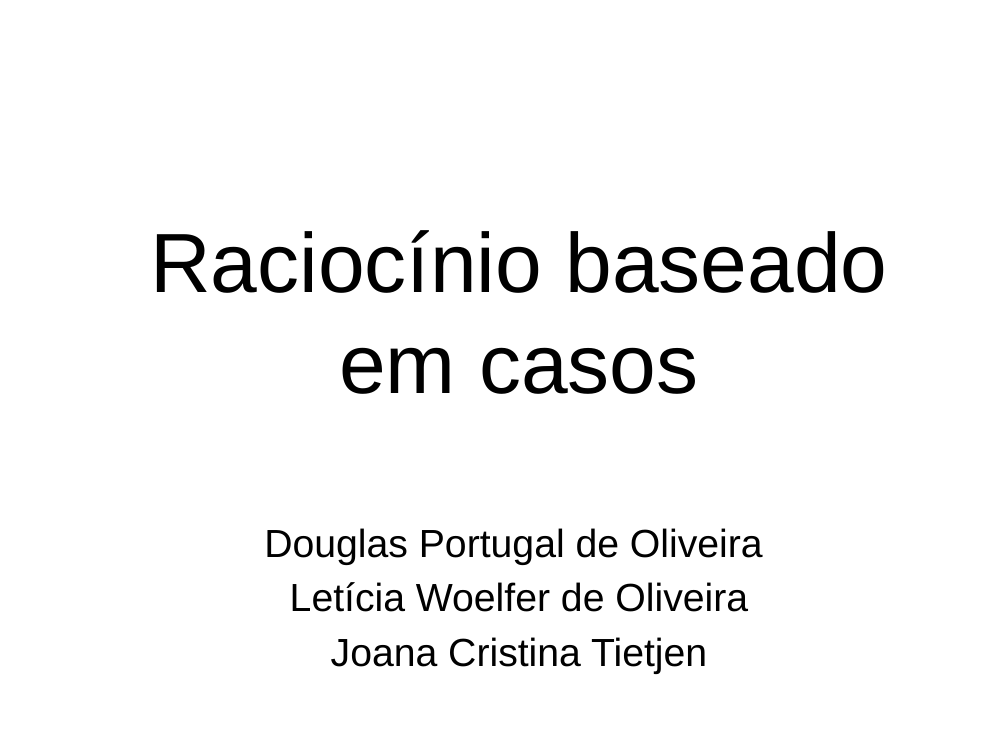
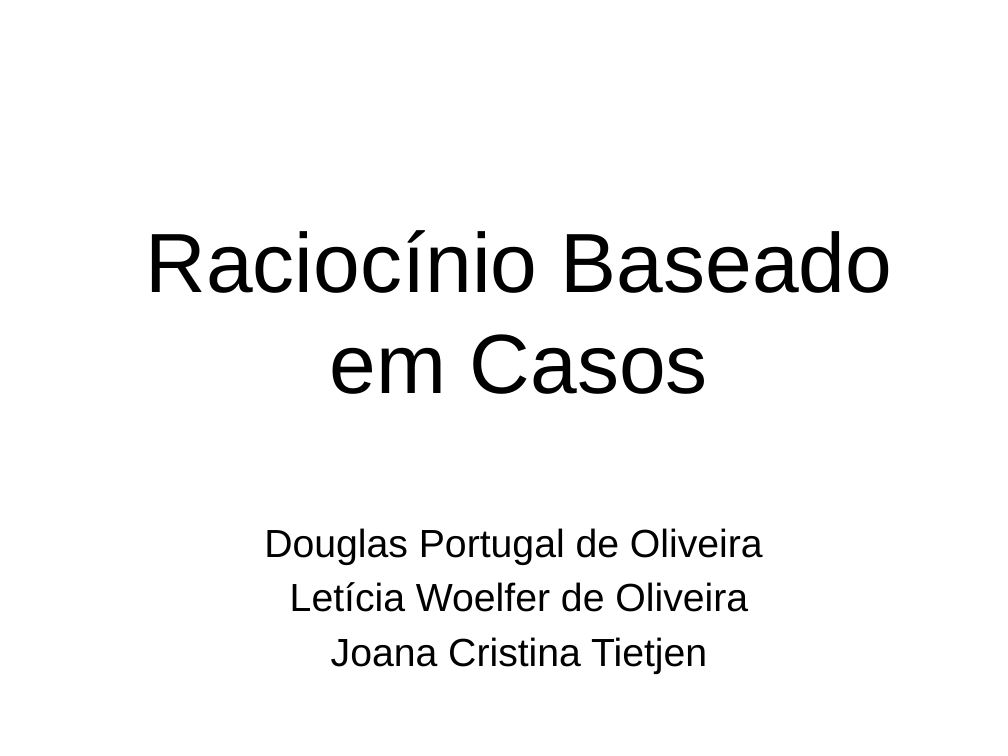
Before and after one commit to leticiawoelfer/algoritmo-genetico-IA, a slide deck: slide 1 of Seminário/Rascunho Douglas/Apresentação Raciocinio Baseado em Casos.pptx. Drawn at 1008x756 pixels with LibreOffice and Linux fonts; fonts in the diff are those of the drawing; background and template pictures are left out. Boxes give left, top, right and bottom in pixels: in the first picture for what was removed or moved away, otherwise in the second. Text is boxed around its words. In the diff, an @@ line names an element or a change of style, - is before the commit and + after.

```diff
--- a/Seminário/Rascunho Douglas/Apresentação Raciocinio Baseado em Casos.pptx
+++ b/Seminário/Rascunho Douglas/Apresentação Raciocinio Baseado em Casos.pptx
@@ title at bbox=[145, 230, 893, 394]: text changed @@
-Raciocínio baseado em casos
+Raciocínio Baseado em Casos
```
Also in this commit, not shown: 1 other file.
